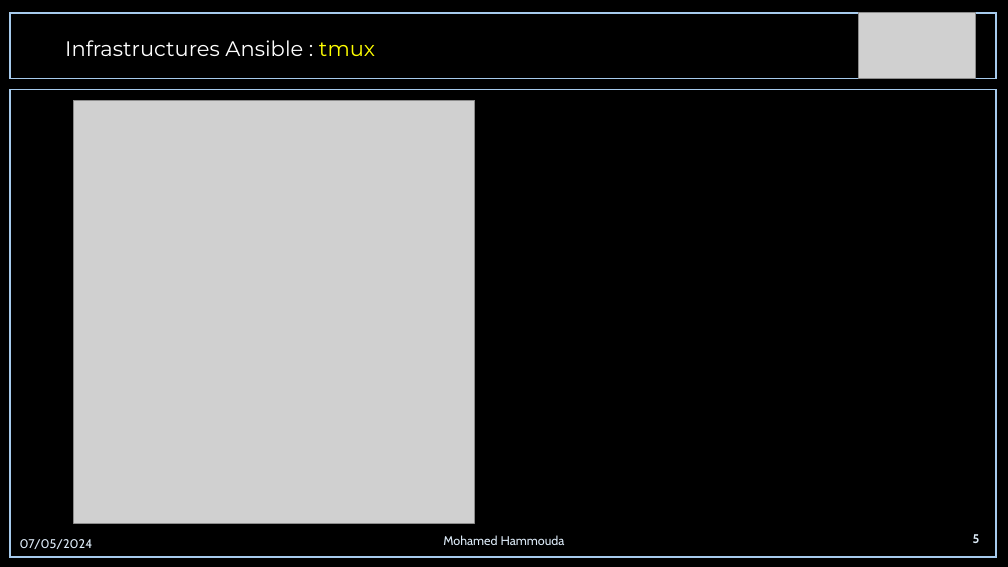
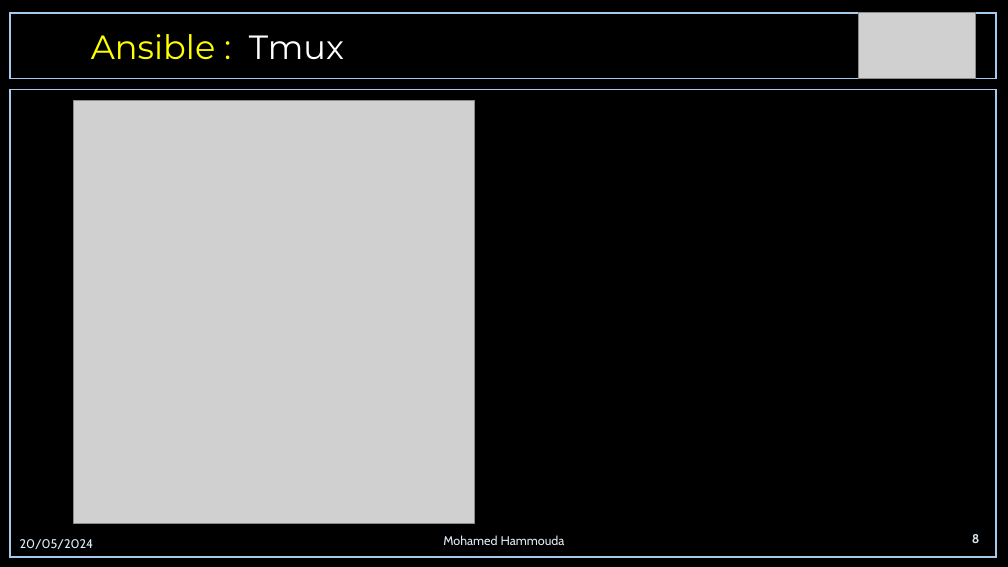
Before and after one commit to MohamedHammouda/Formation-Ansible, a slide deck: slide 8 of formationAnsibleetJenkins 2.pptx (slide 5 before the commit). Drawn at 1008x567 pixels with LibreOffice and Linux fonts; fonts in the diff are those of the drawing; grey boxes stand for pictures. Boxes give left, top, right and bottom in pixels: in the first picture for what was removed or moved away, otherwise in the second. Text is boxed around its words. In the diff, an @@ line names an element or a change of style, - is before the commit and + after.

```diff
--- a/formationAnsibleetJenkins 2.pptx
+++ b/formationAnsibleetJenkins 2.pptx
@@ text at [91,34,344,59]: text changed; size 20 to 32 pt; text colour #FFFFFF to #FFFF00 @@
-Infrastructures Ansible : tmux
+Ansible : Tmux
@@ text at [20,539,94,549]: text changed @@
-07/05/2024
+20/05/2024
@@ page number at [972,534,980,543]: text changed @@
-5
+8
```
Also in this commit, not shown: 17 other slides changed, 55 slides added, 2 slides removed, 8 other files.
